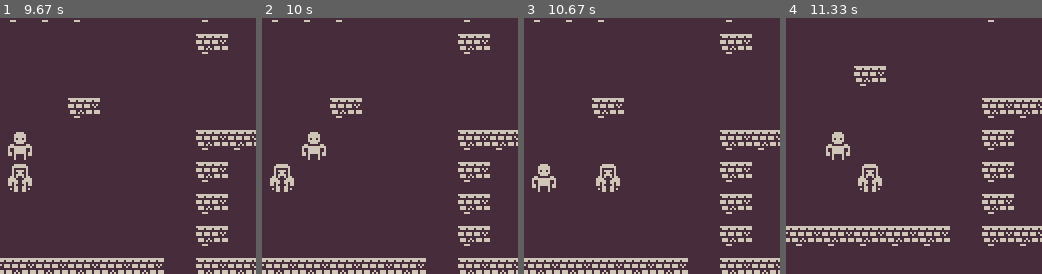
Above: before the commit, frames 1-4 (left to right).
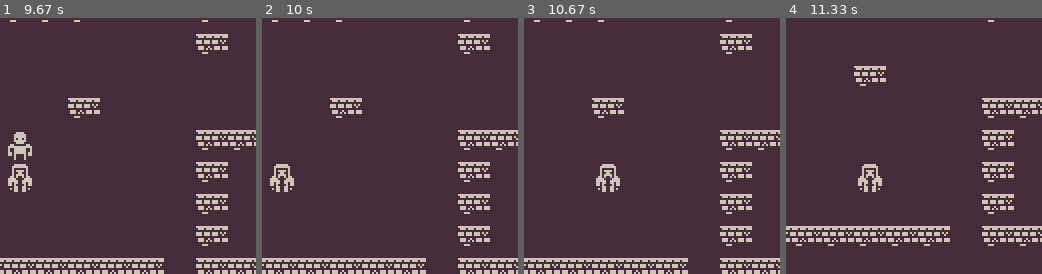
Above: after the commit, the same moments.

Repository: Javascript-void0/pygame
Game: pygame game, started from main.py
The game is run twice, just before and just after one commit, with the same random seed, the same clock (stepped at 60 frames per second) and the same inputs.
Inputs:
- Up to frame 1 (9.67 s): hold W 0.33-0.8 s; hold D 0.83-1.47 s; hold S 1.5-1.87 s; hold A 1.9-2.37 s; hold D 2.4-2.87 s; hold W 2.9-3.2 s; hold D 3.23-3.7 s; hold A 3.73-4.27 s; hold S 4.3-4.6 s; hold A 4.63-5.03 s; hold W 5.07-5.43 s; hold D 5.47-6.1 s; hold S 6.13-6.5 s; hold A 6.53-7 s; hold D 7.03-7.5 s; hold W 7.53-7.83 s; hold D 7.87-8.33 s; hold A 8.37-8.9 s; hold S 8.93-9.23 s; hold A from 9.27 s (still down)
- Up to frame 2 (10 s): release A at 9.67 s; hold W from 9.7 s (still down)
- Up to frame 3 (10.67 s): release W at 10.07 s; hold D from 10.1 s (still down)
- Up to frame 4 (11.33 s): release D at 10.73 s; hold S 10.77-11.13 s; hold A from 11.17 s (still down)
The pictures show only the part of the screen within x 18-68%, y 22-72%; the shares and areas given below are measured in that part.

Frame 1 is identical in both runs. In frame 2, 0.5% of the frame differs, in the area x 15-25%, y 44-56%; in frame 3, 0.5%; in frame 4, 0.5%.

Commit message:
attack...?

Diff:
--- a/main.py
+++ b/main.py
@@ -1,7 +1,6 @@
 import pygame as pg
 import sys
 import random
-from math import sqrt
 from os import path
 from settings import *
 from sprites import *
--- a/settings.py
+++ b/settings.py
@@ -26,3 +26,8 @@
 TREE_IMG = 'tree.png'
 TREE1_IMG = 'tree1.png'
 BUILD_IMG = 'build.png'
+
+PLAYER_STRENGTH = 1
+PLAYER_HEALTH = 50
+MOB_STRENGTH = 1
+MOB_HEALTH = 3
--- a/sprites.py
+++ b/sprites.py
@@ -14,6 +14,9 @@
         self.rect.x = x * TILESIZE
         self.rect.y = y * TILESIZE
 
+        self.health = PLAYER_HEALTH
+        self.strength = PLAYER_STRENGTH
+
     def move(self, dx = 0, dy = 0):
         if not self.collide(dx, dy):
             self.x += dx
@@ -25,6 +28,7 @@
                 return True
         for mob in self.game.mobs:
             if mob.x == self.x + dx and mob.y == self.y + dy:
+                self.attack(mob)
                 return True
         for build in self.game.builds:
             if build.x == self.x + dx and build.y == self.y + dy:
@@ -33,6 +37,11 @@
             if tree.x == self.x + dx and tree.y == self.y + dy:
                 return True
         return False
+
+    def attack(self, mob):
+        mob.health -= self.strength
+        if mob.health <= 0:
+            mob.kill()
 
     def update(self):
         self.rect.x = self.x * TILESIZE
@@ -49,6 +58,9 @@
         self.y = y
         self.rect.x = x * TILESIZE
         self.rect.y = y * TILESIZE
+
+        self.health = MOB_HEALTH
+        self.strength = MOB_STRENGTH
 
     def collide(self, dx = 0, dy = 0):
         for wall in self.game.walls:
@@ -67,6 +79,7 @@
 
     def collide_with_player(self, dx = 0, dy = 0):
         if self.game.player.x == self.x + dx and self.game.player.y == self.y + dy:
+            self.attack(self.game.player)
             return True
         return False
 
@@ -93,6 +106,11 @@
             self.y += dy
             return True
         return False
+
+    def attack(self, player):
+        player.health -= self.strength
+        if player.health <= 0:
+            player.kill()
 
     def update(self):
         self.rect.x = self.x * TILESIZE
